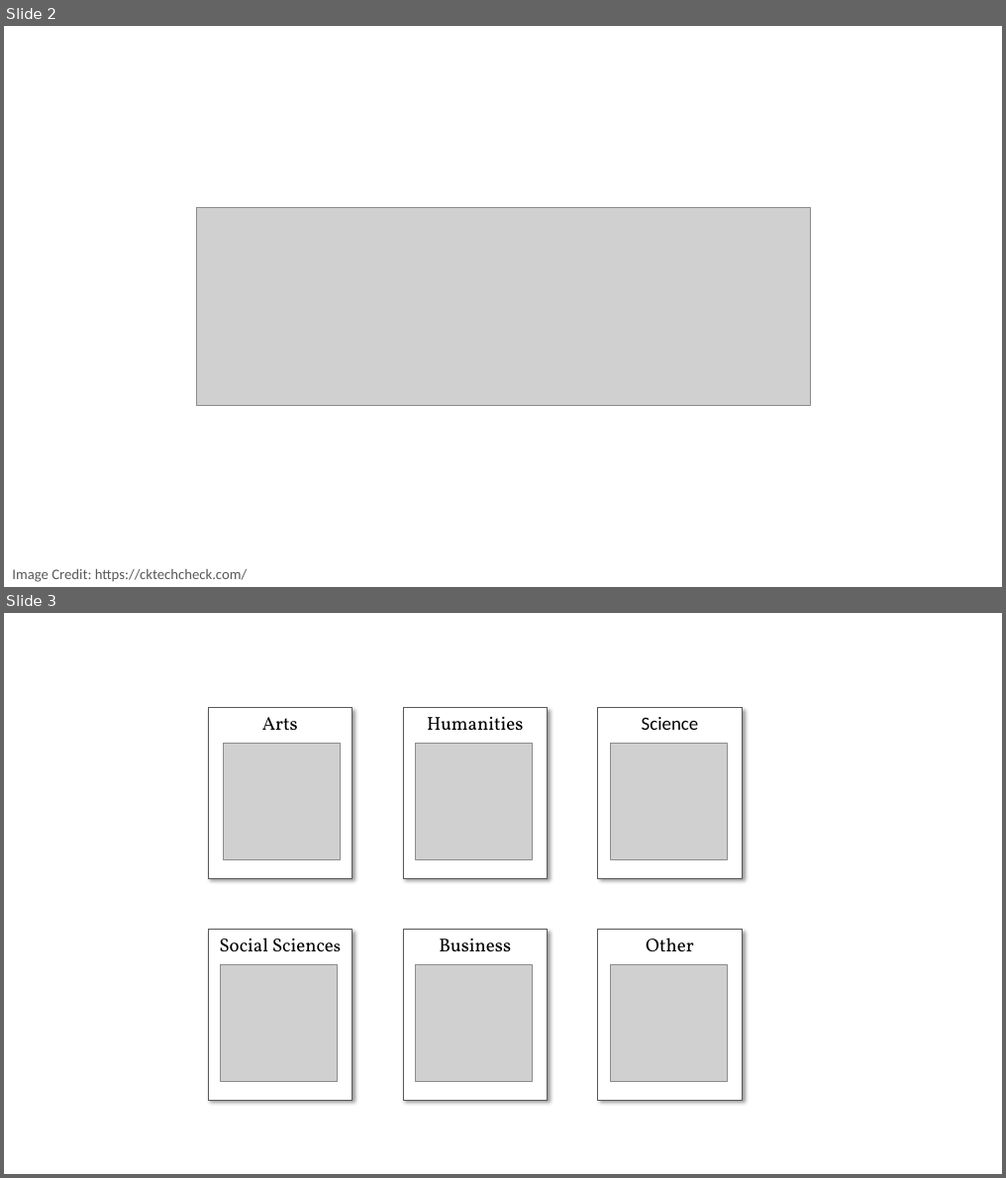
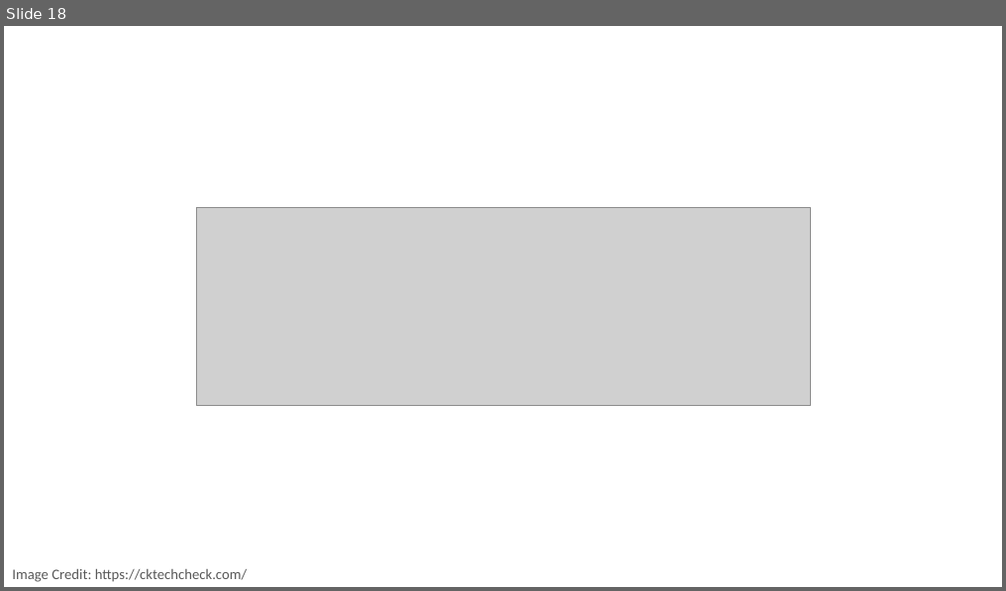
Before and after one commit to PracticumAI/transfer, a slide deck: presentations/01_transfer_intro.pptx. Shown one above the other, each under a label of ours: slides 2 and 3 before the commit, slide 18 after it. The pictures are 1006x1178 and 1006x591 pixels, drawn with LibreOffice and Linux fonts; fonts in the diff are those of the drawing; grey boxes stand for pictures. Boxes give left, top, right and bottom in pixels: in the first picture for what was removed or moved away, otherwise in the second. Text is boxed around its words. In the diff, an @@ line names an element or a change of style, - is before the commit and + after.

```diff
--- a/presentations/01_transfer_intro.pptx
+++ b/presentations/01_transfer_intro.pptx
@@ slide 3 removed at [4, 613, 1002, 1174], background #FFFFFF @@
@@ rectangle removed at [208, 708, 352, 878] @@
-Arts
@@ rectangle removed at [403, 708, 547, 878] @@
-Humanities
@@ rectangle removed at [598, 708, 743, 878] @@
-Science
@@ picture removed at [224, 744, 341, 861] @@
@@ picture removed at [416, 744, 533, 861] @@
@@ picture removed at [611, 744, 727, 861] @@
@@ rectangle removed at [208, 930, 352, 1100] @@
-Social Sciences
@@ rectangle removed at [403, 930, 547, 1100] @@
-Business
@@ rectangle removed at [598, 930, 743, 1100] @@
-Other
@@ picture removed at [221, 965, 338, 1082] @@
@@ picture removed at [416, 965, 533, 1082] @@
@@ picture removed at [611, 965, 727, 1082] @@
@@ what was slide 2 is now slide 18 @@
```
Also in this commit, not shown: 10 other files.
